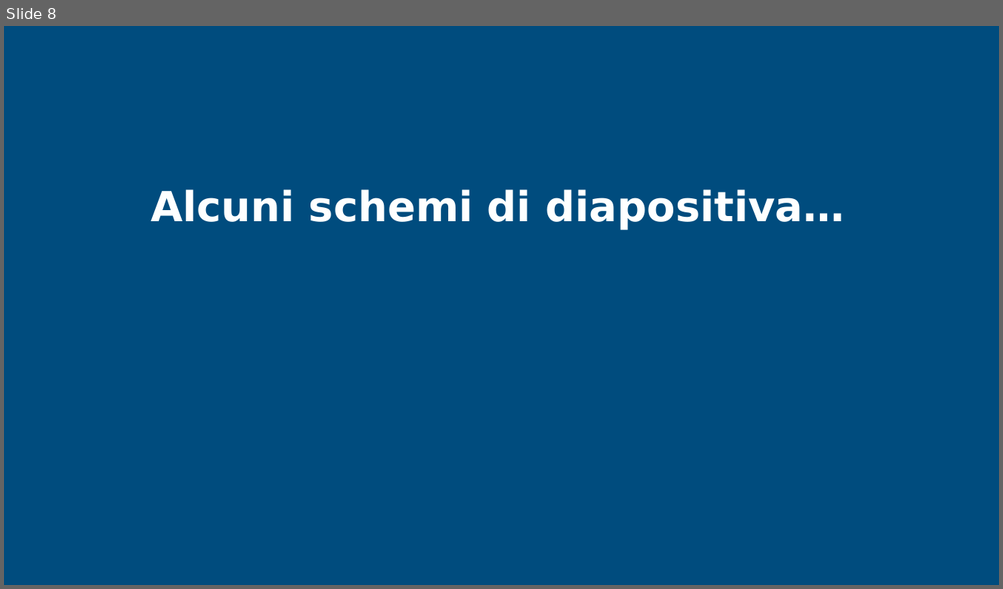
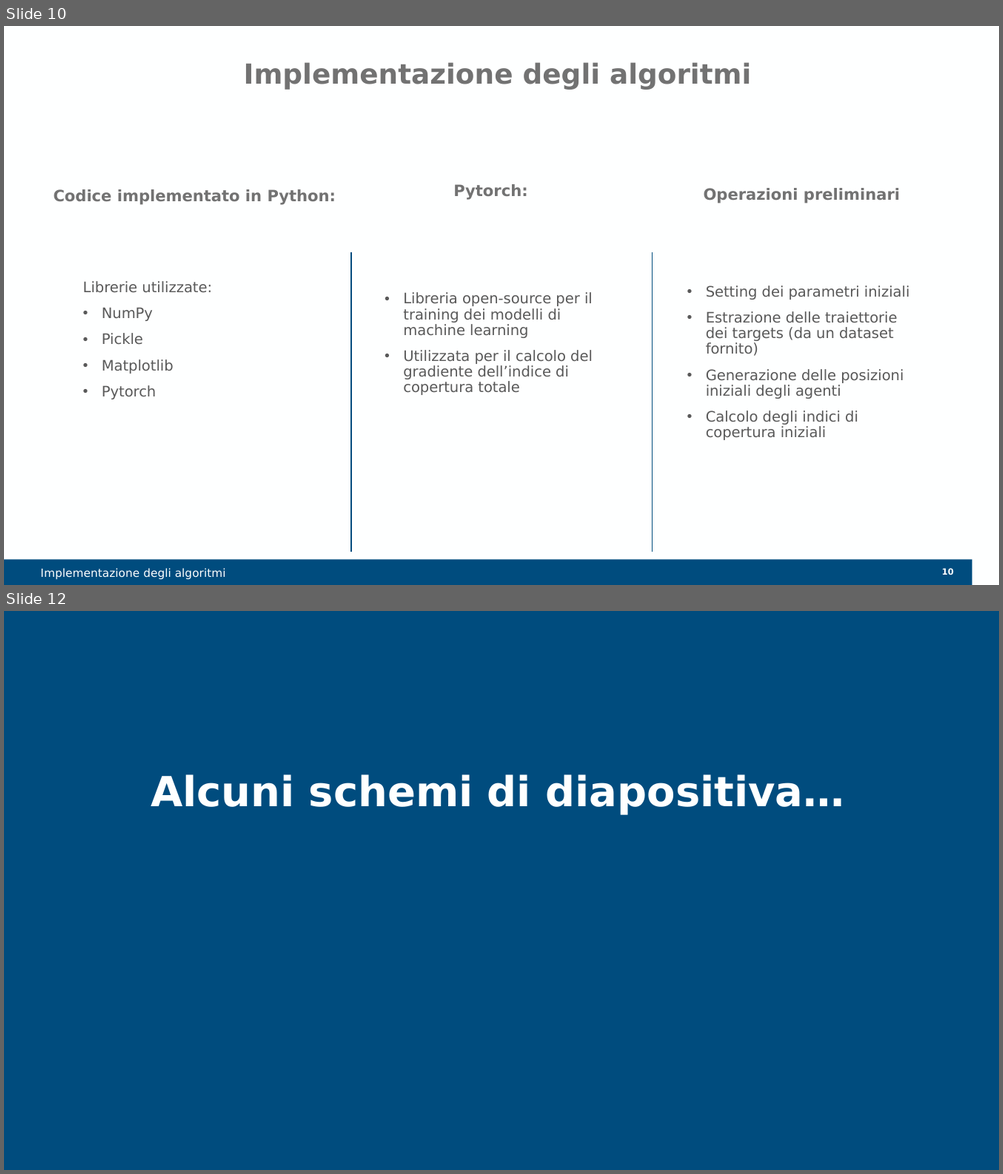
Before and after one commit to IvanNece/Tesi_Necerini, a slide deck: PowerPoint/TesiNecerini_Presentazione.pptx. Shown one above the other, each under a label of ours: slide 8 before the commit, slides 10 and 12 after it; the slides between them are not shown. The pictures are 1003x589 and 1003x1174 pixels, drawn with LibreOffice and Linux fonts; fonts in the diff are those of the drawing; background and template pictures are left out. Boxes give left, top, right and bottom in pixels: in the first picture for what was removed or moved away, otherwise in the second. Text is boxed around its words. In the diff, an @@ line names an element or a change of style, - is before the commit and + after.

```diff
--- a/PowerPoint/TesiNecerini_Presentazione.pptx
+++ b/PowerPoint/TesiNecerini_Presentazione.pptx
@@ slide 10 added at <box>4,26,999,585</box>, background #FEFFFF @@
@@ title added at <box>244,62,751,90</box>, 20 pt, text #727272, bold @@
+Implementazione degli algoritmi
@@ text added at <box>54,190,336,205</box>, 11.2 pt, text #727272, bold @@
+Codice implementato in Python:
@@ text added at <box>453,184,527,200</box>, 11.2 pt, text #727272, bold @@
+Pytorch:
@@ text added at <box>703,188,899,204</box>, 11.2 pt, text #727272, bold @@
+Operazioni preliminari
@@ line added from (351, 252) to (351, 552), #004C7E 1 pt @@
@@ line added from (652, 252) to (652, 552), #004C7E 1 pt @@
@@ text added at <box>83,281,212,400</box>, 10.5 pt, text #595959 @@
+Librerie utilizzate:
+• NumPy
+• Pickle
+• Matplotlib
+• Pytorch
@@ text added at <box>706,286,910,440</box>, 10.5 pt, text #595959 @@
+• Setting dei parametri iniziali
+• Estrazione delle traiettorie dei targets (da un dataset fornito)
+• Generazione delle posizioni iniziali degli agenti
+• Calcolo degli indici di copertura iniziali
@@ text added at <box>403,292,592,395</box>, 10.5 pt, text #595959 @@
+• Libreria open-source per il training dei modelli di machine learning
+• Utilizzata per il calcolo del gradiente dell’indice di copertura totale
@@ rectangle added at <box>4,560,972,585</box>, fill #004C7E @@
@@ text added at <box>40,568,226,580</box>, 8.2 pt, text #FFFFFF @@
+Implementazione degli algoritmi
@@ page number added at <box>942,568,953,575</box>, 6.2 pt, text #FEFFFF, bold @@
+10
@@ what was slide 8 is now slide 12 @@
```
Also in this commit, not shown: 3 slides changed, 4 other slides added, 1 slide removed, 4 other files.
